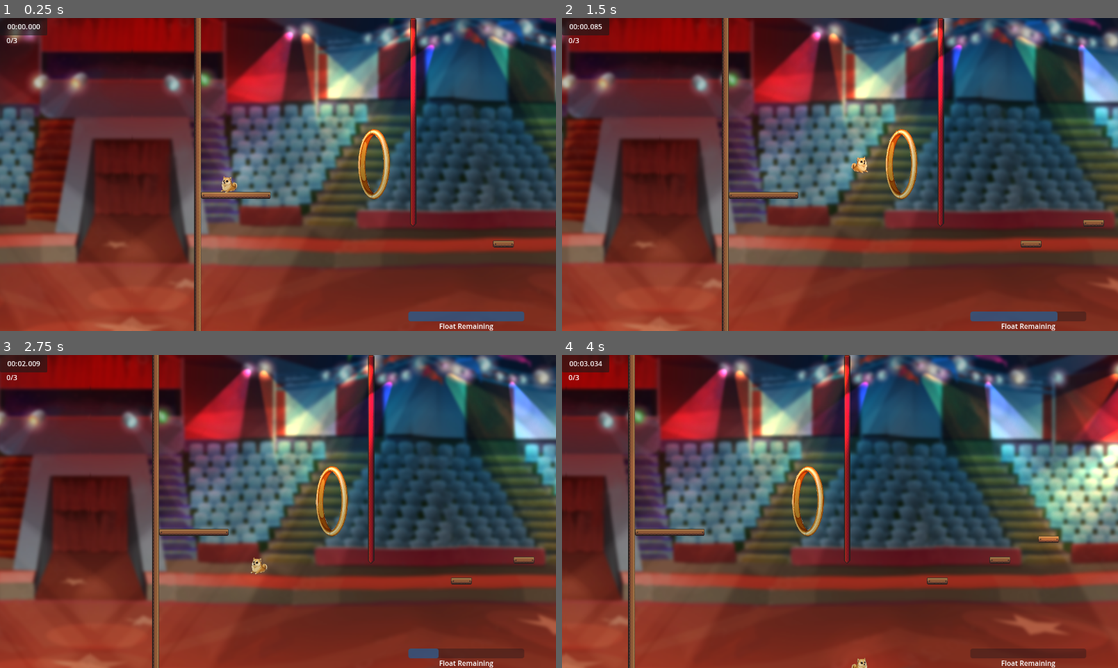
Above: before the commit, frames 1-4 (two rows, left to right).
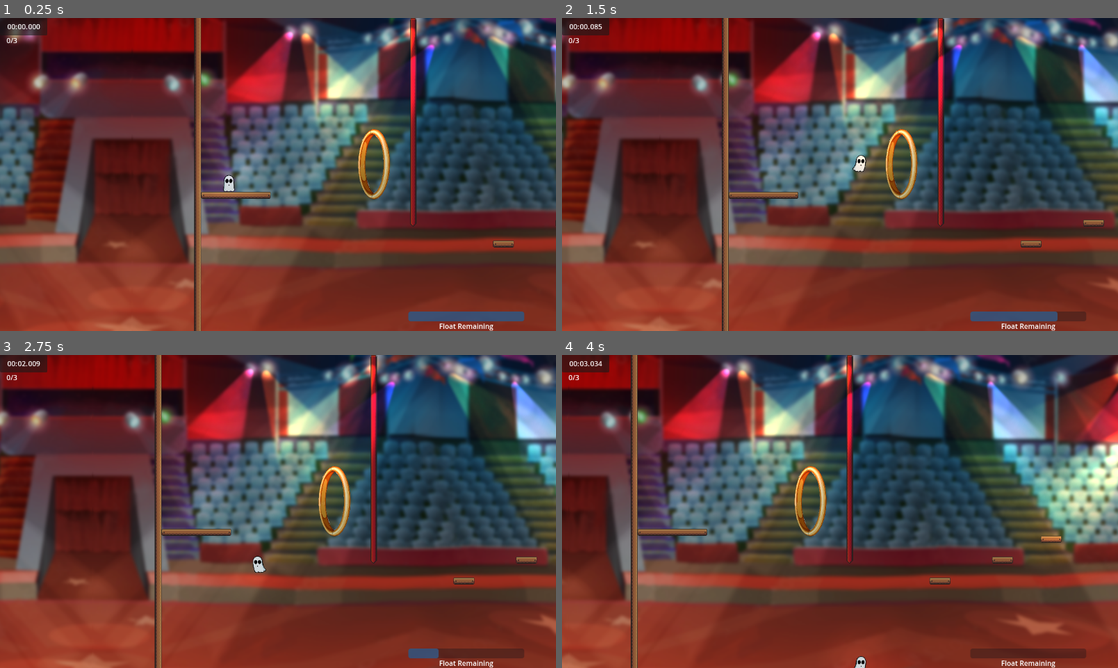
Above: after the commit, the same moments.

Repository: klusignolo/GameJam2024
Game: Godot game, scene res://scenes/levels/level_one.tscn
Two runs of this game, one before a commit and one after it. Both use one fixed random seed, a clock stepped at 60 frames per second and the inputs below.
Inputs:
- Up to frame 1 (0.25 s): no input
- Up to frame 2 (1.5 s): hold Space (jump_float) 0.53-1.28 s; hold D (move_right) from 0.53 s (still down); tap F (phase) at 1.35 s
- Up to frame 3 (2.75 s): tap Space (jump_float) at 1.52, 1.55, 1.82 s; release D (move_right) at 2.03 s; hold A (move_left) from 2.03 s (still down); hold Space (jump_float) from 2.03 s (still down)
- Up to frame 4 (4 s): release A (move_left) at 2.78 s; release Space (jump_float) at 2.78 s; hold D (move_right) from 2.78 s (still down); tap F (phase) at 2.85 s; tap Space (jump_float) at 3.02, 3.05, 3.32 s; hold Space (jump_float) from 3.53 s (still down)

The runs differ from the first frame. In frame 1, 0.1% of the frame differs, in the area x 39-43%, y 50-56%; in frame 2, 0.1%; in frame 3, 10%; in frame 4, 12%, in the area x 6-100%, y 0-100%.

Commit message:
Replace dog with ghost!

Diff:
--- a/scenes/player/player.gd
+++ b/scenes/player/player.gd
@@ -10,7 +10,10 @@
 var gravity = 2
 var can_lose_float = true
 var can_jump := true
+var is_floating := false
 signal fell_down
+
+@onready var animation_player: AnimationPlayer = $Sprite2D/AnimationPlayer
 
 var is_on_rope := false:
 	set(value):
@@ -58,23 +61,42 @@
 	# Check if jump is pressed and also falling down. If so, float.
 	if Input.is_action_pressed("jump_float") and not is_on_floor() and velocity.y > 0:
 		if Globals.float_remaining > 0:
+			is_floating = true
 			velocity.y = FLOAT_VELOCITY
 			gravity = FLOAT_GRAVITY
 			Globals.float_remaining -= 15 * delta
 		else:
+			is_floating = false
 			gravity = NORMAL_GRAVITY
 	else:
+		is_floating = false
 		gravity = NORMAL_GRAVITY
 
 	# Get the input direction and handle the movement/deceleration.
 	var direction := Input.get_axis("move_left", "move_right")
 	if direction:
-		$Sprite2D.flip_h = direction > 0
+		$Sprite2D.flip_h = direction < 0
 		velocity.x = direction * speed
 	else:
 		velocity.x = move_toward(velocity.x, 0, speed)
 
+	set_animation()
 	move_and_slide()
+
+func set_animation():
+	if not is_on_floor():
+		if velocity.y < 0:
+			animation_player.play("jumping")
+		else:
+			animation_player.play("moving")
+	else:
+		if is_on_rope:
+			animation_player.play("balancing")
+		else:
+			if velocity.x != 0:
+				animation_player.play("moving")
+			else:
+				animation_player.play("bobbing_idle")
 
 
 func _on_visible_on_screen_notifier_2d_screen_exited() -> void:
--- a/scenes/player/player.tscn
+++ b/scenes/player/player.tscn
@@ -1,8 +1,128 @@
-[gd_scene load_steps=4 format=3 uid="uid://cesvwbsp15wqc"]
+[gd_scene load_steps=15 format=3 uid="uid://cesvwbsp15wqc"]
 
 [ext_resource type="Script" path="res://scenes/player/player.gd" id="1_nb6po"]
-[ext_resource type="Texture2D" uid="uid://bu4fylwev7iv0" path="res://graphics/player/dog.png" id="2_t5yf2"]
+[ext_resource type="Texture2D" uid="uid://br2qle6a07vdx" path="res://graphics/player/Ghost-still.png" id="2_0vvf2"]
+[ext_resource type="Texture2D" uid="uid://cm3gmeipim0bm" path="res://graphics/player/Ghost-movement.png" id="3_a0e8k"]
 [ext_resource type="Texture2D" uid="uid://c5rtym041ic0k" path="res://graphics/lights/light.png" id="3_dg1ya"]
+[ext_resource type="Texture2D" uid="uid://hvc8gdh6qh2r" path="res://graphics/player/Ghost-jump.png" id="4_o8uyj"]
+[ext_resource type="Texture2D" uid="uid://c7w105c2p8xn" path="res://graphics/player/Ghost-squish.png" id="5_xmse4"]
+
+[sub_resource type="Animation" id="Animation_0c7ax"]
+resource_name = "bobbing_idle"
+loop_mode = 1
+tracks/0/type = "value"
+tracks/0/imported = false
+tracks/0/enabled = true
+tracks/0/path = NodePath(".:position")
+tracks/0/interp = 1
+tracks/0/loop_wrap = true
+tracks/0/keys = {
+"times": PackedFloat32Array(0, 0.433333, 1),
+"transitions": PackedFloat32Array(1, 1, 1),
+"update": 0,
+"values": [Vector2(0, -1), Vector2(0, -2), Vector2(0, -1)]
+}
+tracks/1/type = "value"
+tracks/1/imported = false
+tracks/1/enabled = true
+tracks/1/path = NodePath(".:texture")
+tracks/1/interp = 1
+tracks/1/loop_wrap = true
+tracks/1/keys = {
+"times": PackedFloat32Array(0),
+"transitions": PackedFloat32Array(1),
+"update": 1,
+"values": [ExtResource("2_0vvf2")]
+}
+
+[sub_resource type="Animation" id="Animation_wpaxv"]
+length = 0.001
+tracks/0/type = "value"
+tracks/0/imported = false
+tracks/0/enabled = true
+tracks/0/path = NodePath(".:position")
+tracks/0/interp = 1
+tracks/0/loop_wrap = true
+tracks/0/keys = {
+"times": PackedFloat32Array(0),
+"transitions": PackedFloat32Array(1),
+"update": 0,
+"values": [Vector2(0, -1)]
+}
+tracks/1/type = "value"
+tracks/1/imported = false
+tracks/1/enabled = true
+tracks/1/path = NodePath(".:texture")
+tracks/1/interp = 1
+tracks/1/loop_wrap = true
+tracks/1/keys = {
+"times": PackedFloat32Array(0),
+"transitions": PackedFloat32Array(1),
+"update": 1,
+"values": [ExtResource("2_0vvf2")]
+}
+
+[sub_resource type="Animation" id="Animation_t2r32"]
+resource_name = "moving"
+tracks/0/type = "value"
+tracks/0/imported = false
+tracks/0/enabled = true
+tracks/0/path = NodePath(".:texture")
+tracks/0/interp = 1
+tracks/0/loop_wrap = true
+tracks/0/keys = {
+"times": PackedFloat32Array(0),
+"transitions": PackedFloat32Array(1),
+"update": 1,
+"values": [ExtResource("3_a0e8k")]
+}
+
+[sub_resource type="Animation" id="Animation_4ig5t"]
+resource_name = "jumping"
+tracks/0/type = "value"
+tracks/0/imported = false
+tracks/0/enabled = true
+tracks/0/path = NodePath(".:texture")
+tracks/0/interp = 1
+tracks/0/loop_wrap = true
+tracks/0/keys = {
+"times": PackedFloat32Array(0),
+"transitions": PackedFloat32Array(1),
+"update": 1,
+"values": [ExtResource("4_o8uyj")]
+}
+
+[sub_resource type="Animation" id="Animation_mj5le"]
+resource_name = "floating"
+
+[sub_resource type="Animation" id="Animation_82fju"]
+resource_name = "balancing"
+tracks/0/type = "value"
+tracks/0/imported = false
+tracks/0/enabled = true
+tracks/0/path = NodePath(".:texture")
+tracks/0/interp = 1
+tracks/0/loop_wrap = true
+tracks/0/keys = {
+"times": PackedFloat32Array(0),
+"transitions": PackedFloat32Array(1),
+"update": 1,
+"values": [ExtResource("5_xmse4")]
+}
+
+[sub_resource type="Animation" id="Animation_gkeku"]
+resource_name = "phasing"
+
+[sub_resource type="AnimationLibrary" id="AnimationLibrary_omx6l"]
+_data = {
+"RESET": SubResource("Animation_wpaxv"),
+"balancing": SubResource("Animation_82fju"),
+"bobbing_idle": SubResource("Animation_0c7ax"),
+"floating": SubResource("Animation_mj5le"),
+"jumping": SubResource("Animation_4ig5t"),
+"moving": SubResource("Animation_t2r32"),
+"phasing": SubResource("Animation_gkeku")
+}
 
 [node name="Player" type="CharacterBody2D"]
 z_index = 1
@@ -10,14 +130,20 @@
 script = ExtResource("1_nb6po")
 
 [node name="CollisionPolygon2D" type="CollisionPolygon2D" parent="."]
-polygon = PackedVector2Array(-12, -19, -14, -8, -19, 16, 11, 16, 16, 9, 19, 4, 14, -5, 7, -2, 4, -17)
+polygon = PackedVector2Array(-8, -16, -11, -8, -14, 18, 13, 18, 12, 10, 12, 5, 11, -4, 10, -13, 6, -19, -1, -20)
 
 [node name="Sprite2D" type="Sprite2D" parent="."]
 position = Vector2(0, -1)
-scale = Vector2(0.1, 0.1)
-texture = ExtResource("2_t5yf2")
+scale = Vector2(0.4, 0.4)
+texture = ExtResource("2_0vvf2")
+
+[node name="AnimationPlayer" type="AnimationPlayer" parent="Sprite2D"]
+libraries = {
+"": SubResource("AnimationLibrary_omx6l")
+}
 
 [node name="PointLight2D" type="PointLight2D" parent="."]
+position = Vector2(-1, -1)
 energy = 0.15
 texture = ExtResource("3_dg1ya")
 texture_scale = 0.2
Binary file added: graphics/player/Ghost-jump.png
Not shown, added: graphics/player/Ghost-jump.png.import
Binary file added: graphics/player/Ghost-movement.png
Not shown, added: graphics/player/Ghost-movement.png.import
Binary file added: graphics/player/Ghost-phase.png
Not shown, added: graphics/player/Ghost-phase.png.import
Binary file added: graphics/player/Ghost-squish.png
Not shown, added: graphics/player/Ghost-squish.png.import
Binary file added: graphics/player/Ghost-still.png
Not shown, added: graphics/player/Ghost-still.png.import
